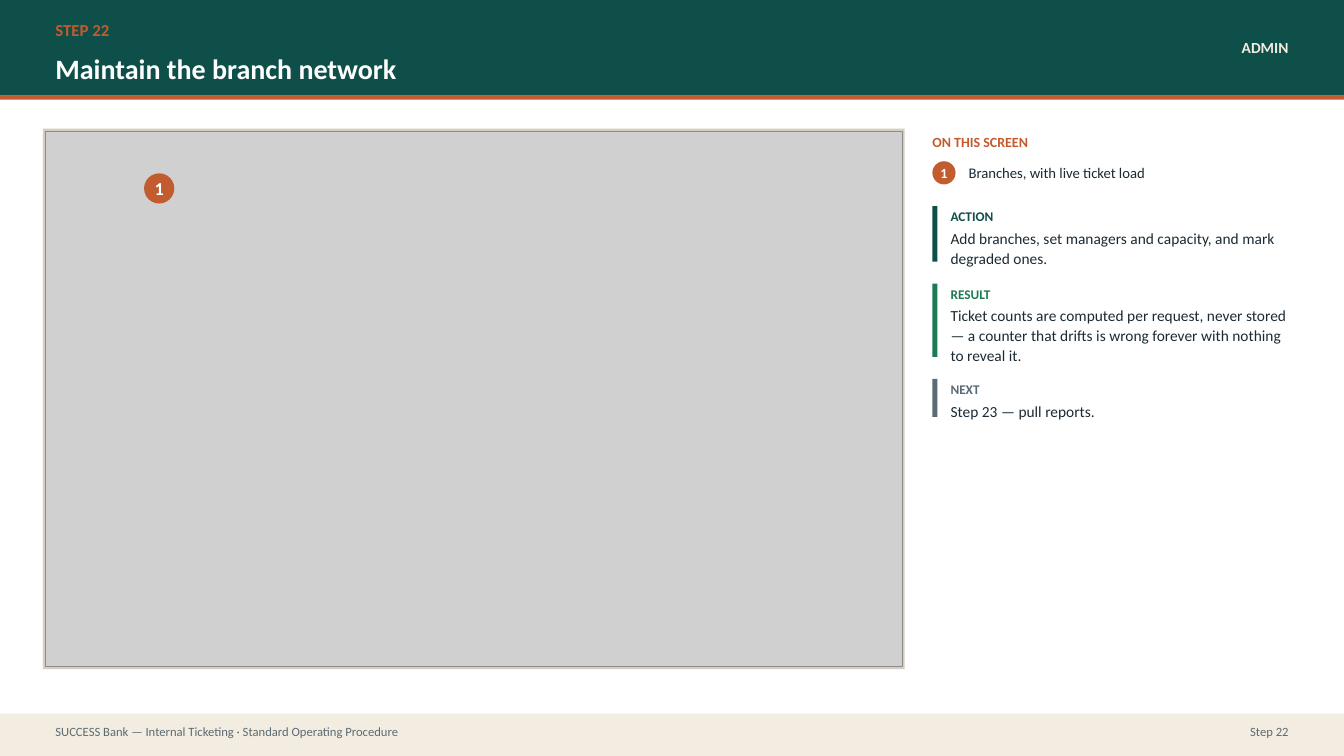
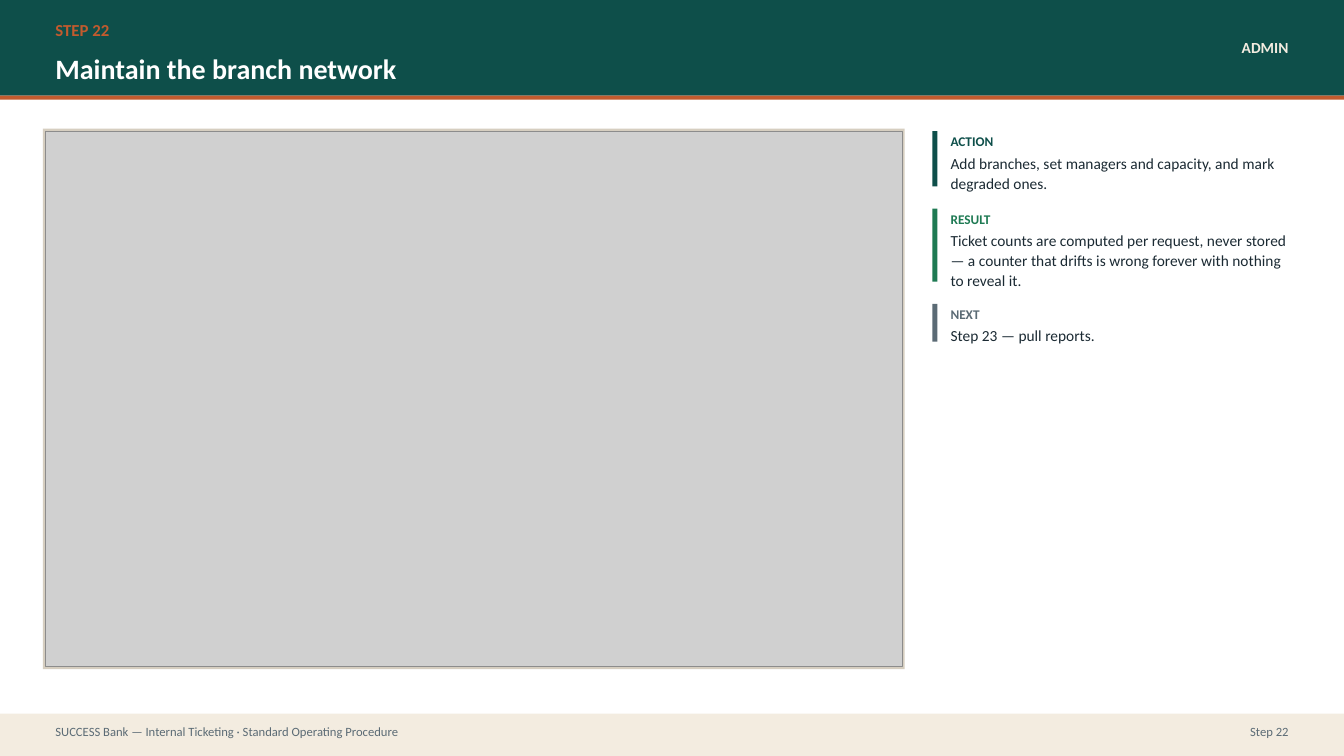
Before and after one commit to prajwal-patil-hub/Internal-Banking-Ticketing-System, a slide deck: slide 41 of docs/sop/SUCCESS-Bank-Ticketing-SOP.pptx. Drawn at 1344x756 pixels with LibreOffice and Linux fonts; fonts in the diff are those of the drawing; grey boxes stand for pictures. Boxes give left, top, right and bottom in pixels: in the first picture for what was removed or moved away, otherwise in the second. Text is boxed around its words. In the diff, an @@ line names an element or a change of style, - is before the commit and + after.

```diff
--- a/docs/sop/SUCCESS-Bank-Ticketing-SOP.pptx
+++ b/docs/sop/SUCCESS-Bank-Ticketing-SOP.pptx
@@ text removed at (932, 138, 1028, 147) @@
-ON THIS SCREEN
@@ 6 texts, 3 rectangles: place and size @@
-6 texts, 3 rectangles at (933, 206, 1286, 420)
+6 texts, 3 rectangles at (933, 131, 1286, 344)
@@ ellipse removed at (144, 173, 174, 204) @@
-1
@@ ellipse removed at (933, 161, 956, 185) @@
-1
@@ text removed at (969, 167, 1145, 180) @@
-Branches, with live ticket load
```
Also in this commit, not shown: 14 other slides changed, 3 other files.
